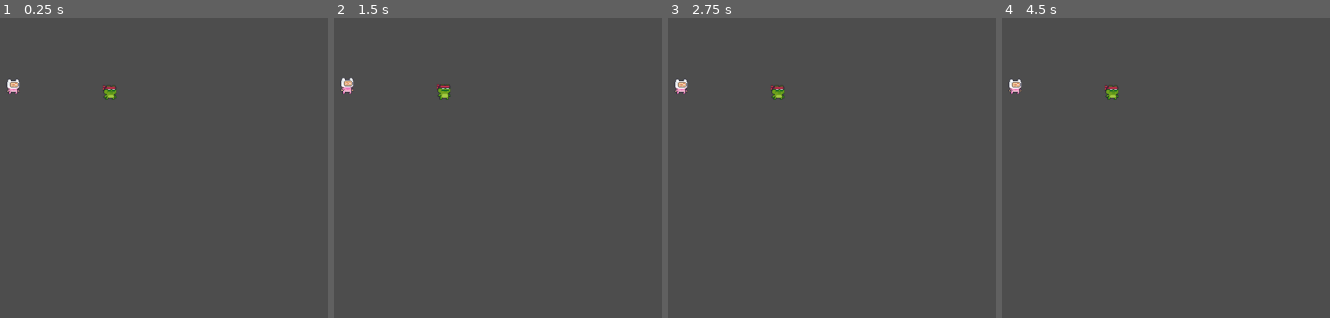
Above: before the commit, frames 1-4 (left to right).
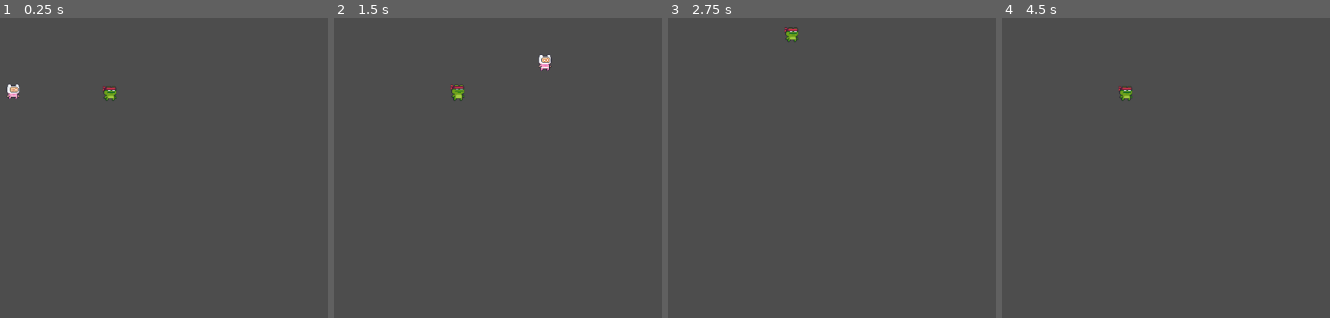
Above: after the commit, the same moments.

Repository: victorDigital/DDU2
Game: Godot game, scene res://Scenes/game.tscn
Same seed, same stepped clock (60 frames per second), same inputs: the game is played once before the commit and once after it.
Inputs:
- Up to frame 1 (0.25 s): no input
- Up to frame 2 (1.5 s): tap Enter at 0.5 s; hold D (player1_right, bound only after the commit) from 0.53 s (still down); tap Left (player2_left, bound only after the commit) at 0.6 s; tap W (player1_jump, bound only after the commit) at 0.77, 1.07 s; tap Right (player2_right, bound only after the commit) at 0.8, 1.35 s
- Up to frame 3 (2.75 s): tap W (player1_jump, bound only after the commit) at 1.52, 1.55, 1.82, 2.1 s; release D (player1_right, bound only after the commit) at 2.03 s; hold A (player1_left, bound only after the commit) from 2.03 s (still down); tap Up (player2_jump, bound only after the commit) at 2.3 s
- Up to frame 4 (4.5 s): release A (player1_left, bound only after the commit) at 2.78 s; hold D (player1_right, bound only after the commit) 2.78-4.28 s; tap Up (player2_jump, bound only after the commit) at 2.85 s; tap W (player1_jump, bound only after the commit) at 3.02, 3.32, 3.77, 4.07 s; tap Left (player2_left, bound only after the commit) at 3.05, 3.6 s; tap Space at 3.5 s; tap Right (player2_right, bound only after the commit) at 3.8, 4.35 s; tap Enter at 4.25 s; hold A (player1_left, bound only after the commit) from 4.28 s (still down)

The runs differ from the first frame. In frame 1, 0.3% of the frame differs, in the area x 2-36%, y 20-28%; in frame 2, 0.7%, in the area x 2-67%, y 12-28%; in frame 3, 0.5%; in frame 4, 0.5%.

Commit message:
Basic movement + invisible spawn island

Diff:
--- a/Scenes/game.tscn
+++ b/Scenes/game.tscn
@@ -1,14 +1,31 @@
-[gd_scene load_steps=3 format=3 uid="uid://cy4nf1vvs07b"]
+[gd_scene load_steps=7 format=3 uid="uid://cy4nf1vvs07b"]
 
 [ext_resource type="PackedScene" uid="uid://c6r73fpjvvn8u" path="res://Scenes/player_1.tscn" id="1_j67ix"]
+[ext_resource type="Script" path="res://Scripts/player_1.gd" id="2_66lh6"]
 [ext_resource type="PackedScene" uid="uid://devwmnvbxqfgh" path="res://Scenes/player_2.tscn" id="2_xdjhh"]
+[ext_resource type="Script" path="res://Scripts/player_2.gd" id="3_tvpur"]
+
+[sub_resource type="PhysicsMaterial" id="PhysicsMaterial_ky6b4"]
+
+[sub_resource type="RectangleShape2D" id="RectangleShape2D_wio1y"]
+size = Vector2(327.358, 36)
 
 [node name="Game" type="Node2D"]
 
 [node name="player_1" parent="." instance=ExtResource("1_j67ix")]
 position = Vector2(1, -6)
+script = ExtResource("2_66lh6")
 
 [node name="Camera2D" type="Camera2D" parent="."]
 
 [node name="player_2" parent="." instance=ExtResource("2_xdjhh")]
 position = Vector2(140, 0)
+script = ExtResource("3_tvpur")
+
+[node name="StaticBody2D" type="StaticBody2D" parent="."]
+physics_material_override = SubResource("PhysicsMaterial_ky6b4")
+
+[node name="CollisionShape2D" type="CollisionShape2D" parent="StaticBody2D"]
+position = Vector2(119.331, 8)
+scale = Vector2(1.32985, 0.436315)
+shape = SubResource("RectangleShape2D_wio1y")
--- a/Scenes/player_2.tscn
+++ b/Scenes/player_2.tscn
@@ -203,7 +203,7 @@
 [sub_resource type="RectangleShape2D" id="RectangleShape2D_uwe54"]
 size = Vector2(20, 26)
 
-[node name="player_1" type="CharacterBody2D"]
+[node name="player_2" type="CharacterBody2D"]
 
 [node name="AnimatedSprite2D" type="AnimatedSprite2D" parent="."]
 position = Vector2(0, -15)
--- /dev/null
+++ b/Scripts/player_1.gd
@@ -0,0 +1,24 @@
+extends CharacterBody2D
+
+
+const SPEED = 300.0
+const JUMP_VELOCITY = -400.0
+
+
+func _physics_process(delta: float) -> void:
+	# Add the gravity.
+	if not is_on_floor():
+		velocity += get_gravity() * delta
+	# Handle jump.
+	if Input.is_action_just_pressed("player1_jump") and is_on_floor():
+		velocity.y = JUMP_VELOCITY
+
+	# Get the input direction and handle the movement/deceleration.
+	# As good practice, you should replace UI actions with custom gameplay actions.
+	var direction := Input.get_axis("player1_left", "player1_right")
+	if direction:
+		velocity.x = direction * SPEED
+	else:
+		velocity.x = move_toward(velocity.x, 0, SPEED)
+
+	move_and_slide()
--- /dev/null
+++ b/Scripts/player_2.gd
@@ -0,0 +1,25 @@
+extends CharacterBody2D
+
+
+const SPEED = 300.0
+const JUMP_VELOCITY = -400.0
+
+
+func _physics_process(delta: float) -> void:
+	# Add the gravity.
+	if not is_on_floor():
+		velocity += get_gravity() * delta
+
+	# Handle jump.
+	if Input.is_action_just_pressed("player2_jump") and is_on_floor():
+		velocity.y = JUMP_VELOCITY
+
+	# Get the input direction and handle the movement/deceleration.
+	# As good practice, you should replace UI actions with custom gameplay actions.
+	var direction := Input.get_axis("player2_left", "player2_right")
+	if direction:
+		velocity.x = direction * SPEED
+	else:
+		velocity.x = move_toward(velocity.x, 0, SPEED)
+
+	move_and_slide()
--- a/project.godot
+++ b/project.godot
@@ -18,3 +18,36 @@
 [gui]
 
 theme/custom_font="res://Assets/Fonts/Jersey10-Regular.ttf"
+
+[input]
+
+player1_jump={
+"deadzone": 0.5,
+"events": [Object(InputEventKey,"resource_local_to_scene":false,"resource_name":"","device":0,"window_id":0,"alt_pressed":false,"shift_pressed":false,"ctrl_pressed":false,"meta_pressed":false,"pressed":false,"keycode":87,"physical_keycode":0,"key_label":0,"unicode":0,"location":0,"echo":false,"script":null)
+]
+}
+player2_jump={
+"deadzone": 0.5,
+"events": [Object(InputEventKey,"resource_local_to_scene":false,"resource_name":"","device":0,"window_id":0,"alt_pressed":false,"shift_pressed":false,"ctrl_pressed":false,"meta_pressed":false,"pressed":false,"keycode":4194320,"physical_keycode":0,"key_label":0,"unicode":0,"location":0,"echo":false,"script":null)
+]
+}
+player1_right={
+"deadzone": 0.5,
+"events": [Object(InputEventKey,"resource_local_to_scene":false,"resource_name":"","device":0,"window_id":0,"alt_pressed":false,"shift_pressed":false,"ctrl_pressed":false,"meta_pressed":false,"pressed":false,"keycode":68,"physical_keycode":0,"key_label":0,"unicode":0,"location":0,"echo":false,"script":null)
+]
+}
+player2_right={
+"deadzone": 0.5,
+"events": [Object(InputEventKey,"resource_local_to_scene":false,"resource_name":"","device":0,"window_id":0,"alt_pressed":false,"shift_pressed":false,"ctrl_pressed":false,"meta_pressed":false,"pressed":false,"keycode":4194321,"physical_keycode":0,"key_label":0,"unicode":0,"location":0,"echo":false,"script":null)
+]
+}
+player1_left={
+"deadzone": 0.5,
+"events": [Object(InputEventKey,"resource_local_to_scene":false,"resource_name":"","device":0,"window_id":0,"alt_pressed":false,"shift_pressed":false,"ctrl_pressed":false,"meta_pressed":false,"pressed":false,"keycode":65,"physical_keycode":0,"key_label":0,"unicode":0,"location":0,"echo":false,"script":null)
+]
+}
+player2_left={
+"deadzone": 0.5,
+"events": [Object(InputEventKey,"resource_local_to_scene":false,"resource_name":"","device":0,"window_id":0,"alt_pressed":false,"shift_pressed":false,"ctrl_pressed":false,"meta_pressed":false,"pressed":false,"keycode":4194319,"physical_keycode":0,"key_label":0,"unicode":0,"location":0,"echo":false,"script":null)
+]
+}
